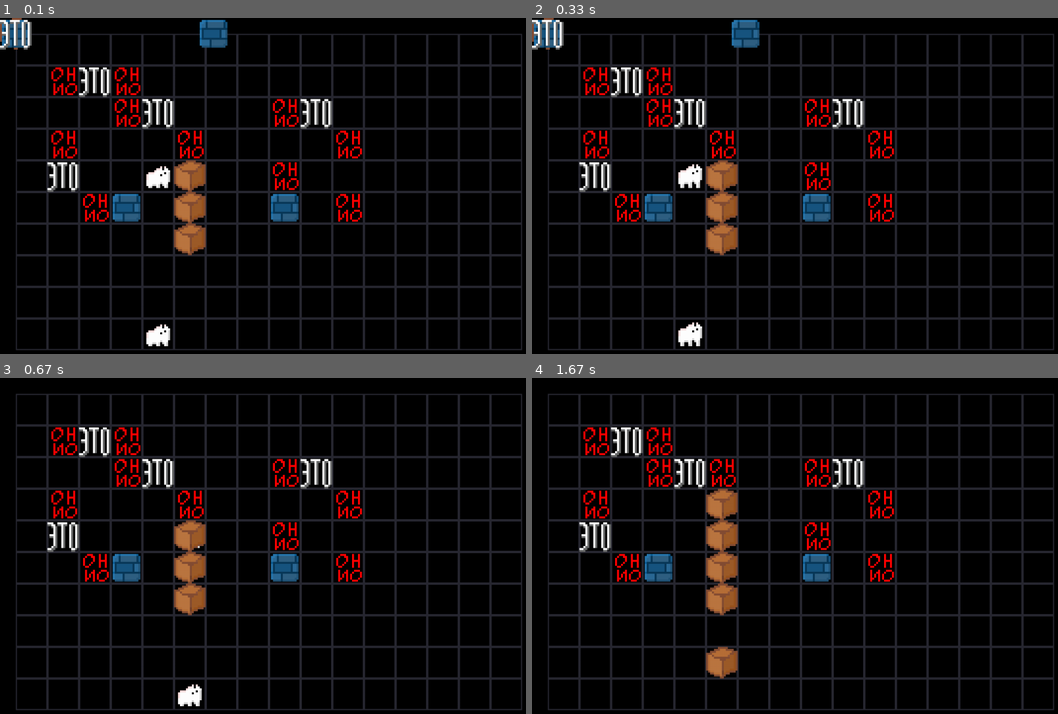
Above: before the commit, frames 1-4 (two rows, left to right).
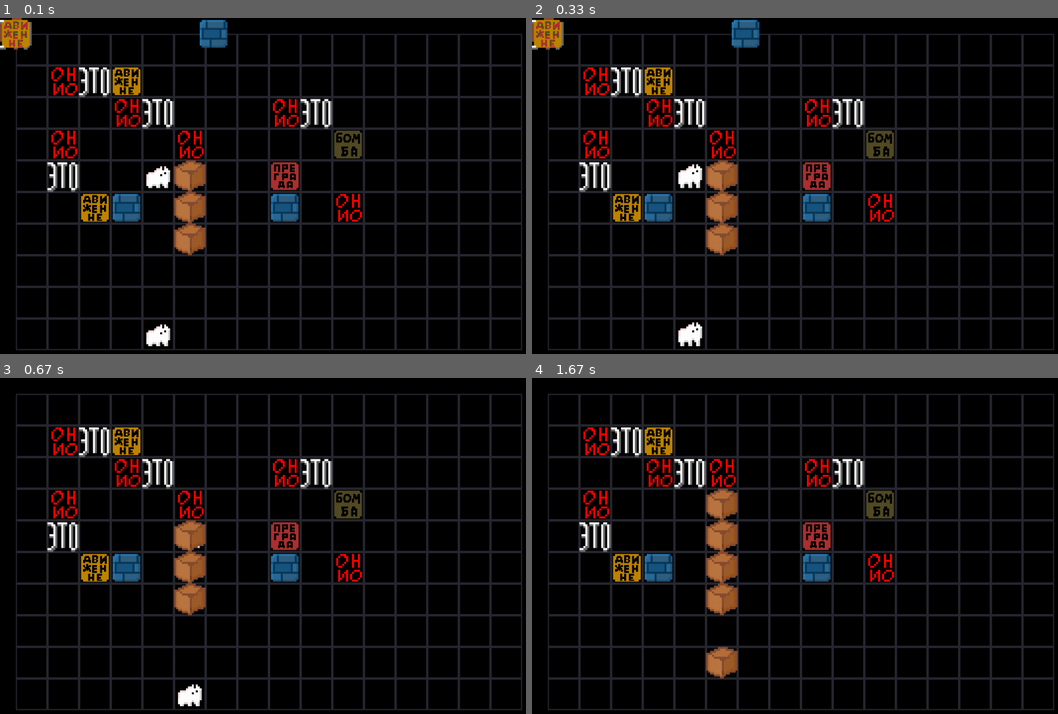
Above: after the commit, the same moments.

Repository: DIVERSIUMx/pygame-project
Game: pygame game, started from main.py
Two runs of this game, one before a commit and one after it. Both use one fixed random seed, a clock stepped at 60 frames per second and the inputs below.
Inputs:
- Up to frame 1 (0.1 s): no input
- Up to frame 2 (0.33 s): no input
- Up to frame 3 (0.67 s): hold D from 0.33 s (still down)
- Up to frame 4 (1.67 s): release D at 0.8 s; hold W 0.83-1.13 s

The runs differ from the first frame. In frame 1, 1.9% of the frame differs, in the area x 0-69%, y 0-61%; in frame 2, 1.9%; in frame 3, 1.5%; in frame 4, 1.5%.

Commit message:
sprites for actions

Diff:
--- a/Rules_and_blocks.py
+++ b/Rules_and_blocks.py
@@ -1,6 +1,8 @@
+import pygame
 from tric import Item
 from items import MegaItems, wall, rock, box, board, moris
 from sprites import ItemSprite, load_image
+pygame.init()
 
 colors = {
     # 'name': 'color'
@@ -73,7 +75,10 @@
 
 
 class ActiveBlocksAction(ActiveBlocks):
+    sprite = ItemSprite("ohno", load_image("action.png"))
+
     def __init__(self, name, board):
+        self.sprite = ItemSprite(name, load_image("actions", f"{name}.png"))
         super().__init__(colors[name], name, board, activity='OBJECT')
         self.__class__.__name__ = 'ACTION'
 
--- a/sprites.py
+++ b/sprites.py
@@ -7,8 +7,8 @@
 FROZE = [False]
 
 
-def load_image(filename):
-    path = os.path.join("data", "sprite", filename)
+def load_image(*filename):
+    path = os.path.join("data", "sprite", *filename)
     if os.path.isfile(path):
         return pygame.image.load(path)
     else:
Binary file added: data/sprite/action.png
Binary file added: data/sprite/actions/death.png
Binary file added: data/sprite/actions/push.png
Binary file added: data/sprite/actions/sink.png
Binary file added: data/sprite/actions/stop.png
Binary file added: data/sprite/actions/weak.png
Binary file added: data/sprite/actions/win.png
Binary file added: data/sprite/actions/you.png
